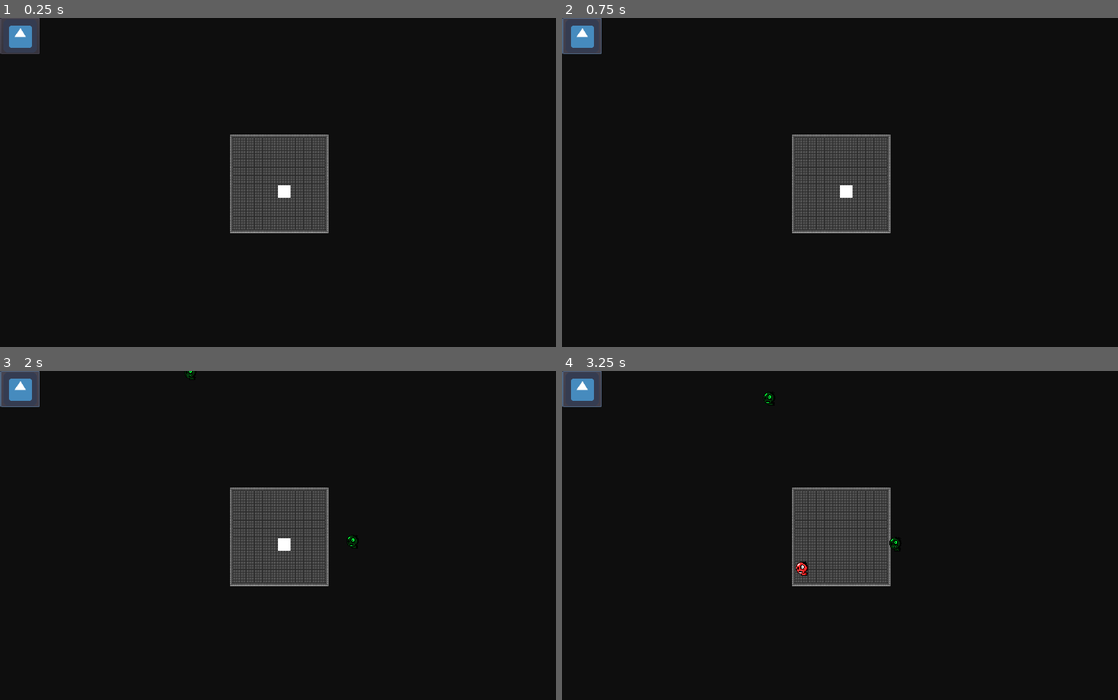
Above: before the commit, frames 1-4 (two rows, left to right).
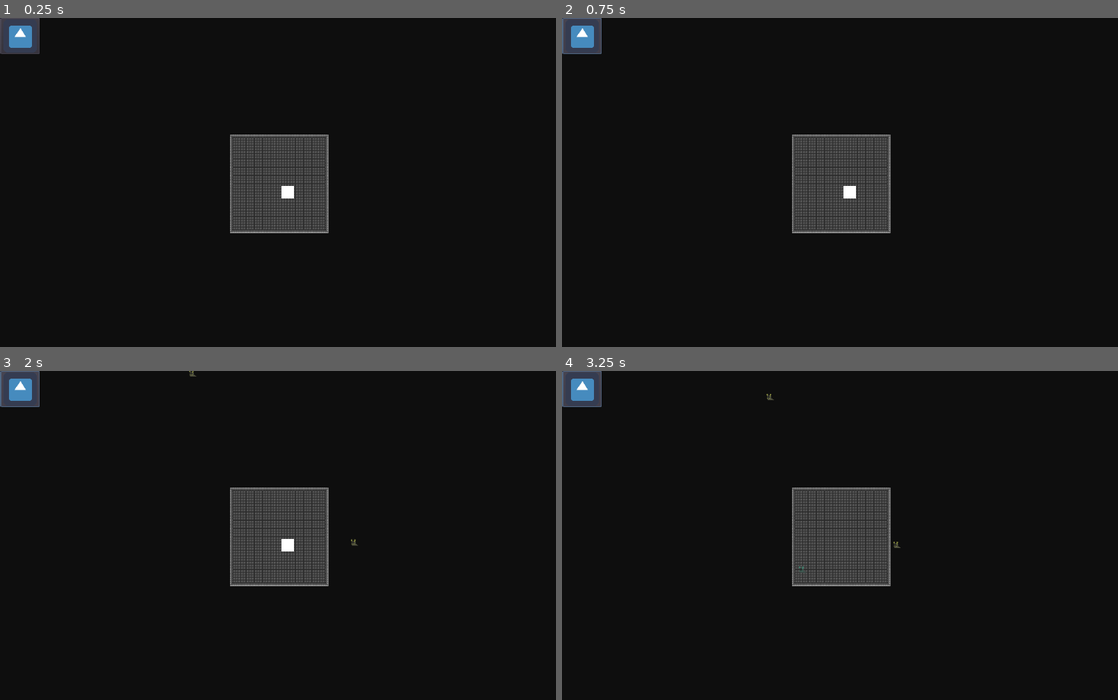
Above: after the commit, the same moments.

Repository: Hermine-Hargneuse/Project-G
Game: Godot game, scene res://Scene/MainScene.tscn
Two runs of this game, one before a commit and one after it. Both use one fixed random seed, a clock stepped at 60 frames per second and the inputs below. The engine's default icon, where the game draws it, is replaced by a stand-in: a white triangle on a blue panel in a dark square.
Inputs (mouse positions are in pixels of both pictures, inside the frame that each line leads up to):
- Up to frame 1 (0.25 s): no input
- Up to frame 2 (0.75 s): click (584, 34) at 0.5 s
- Up to frame 3 (2 s): click (22, 387) at 1.25 s
- Up to frame 4 (3.25 s): tap Enter at 2 s; hold D (move_right) 2.03-2.78 s; hold S (move_down) from 2.78 s (still down)

The runs differ from the first frame. In frame 1, less than 0.1% of the frame differs, in the area x 50-53%, y 50-55%; in frame 2, less than 0.1%; in frame 3, 0.1%; in frame 4, 0.2%, in the area x 36-61%, y 6-63%.
Error in both runs: Attempt to call function 'is_in_group' in base 'null instance' on a null instance. (res://Scripts/Enemy/Enemy.gd:18)

Commit message:
Added our sprite for enemy

Diff:
--- a/Scene/Enemy/Enemy.tscn
+++ b/Scene/Enemy/Enemy.tscn
@@ -7,12 +7,10 @@
 [node name="Enemy" type="KinematicBody2D"]
 script = ExtResource( 2 )
 
-[node name="Sprite" type="Sprite" parent="."]
-position = Vector2( -1.22672, -1.00844 )
-scale = Vector2( 0.0294549, 0.0312242 )
-
 [node name="CollisionShape2D" type="CollisionShape2D" parent="."]
 shape = SubResource( 1 )
 
 [node name="Timer" type="Timer" parent="."]
+
+[node name="AnimatedSprite" type="AnimatedSprite" parent="."]
 [connection signal="timeout" from="Timer" to="." method="_on_Timer_timeout"]
--- a/Scene/Enemy/Enemy_one.tscn
+++ b/Scene/Enemy/Enemy_one.tscn
@@ -1,11 +1,24 @@
-[gd_scene load_steps=4 format=2]
+[gd_scene load_steps=6 format=2]
 
 [ext_resource path="res://Scripts/Enemy/Enemy_one.gd" type="Script" id=1]
 [ext_resource path="res://Scene/Enemy/Enemy.tscn" type="PackedScene" id=2]
-[ext_resource path="res://Assets/frame-1.png" type="Texture" id=3]
+[ext_resource path="res://Assets/Ennemies.png" type="Texture" id=3]
+
+[sub_resource type="AtlasTexture" id=1]
+flags = 4
+atlas = ExtResource( 3 )
+region = Rect2( 0, 0, 16, 16 )
+
+[sub_resource type="SpriteFrames" id=2]
+animations = [ {
+"frames": [ SubResource( 1 ) ],
+"loop": true,
+"name": "default",
+"speed": 5.0
+} ]
 
 [node name="Enemy_one" instance=ExtResource( 2 )]
 script = ExtResource( 1 )
 
-[node name="Sprite" parent="." index="0"]
-texture = ExtResource( 3 )
+[node name="AnimatedSprite" parent="." index="2"]
+frames = SubResource( 2 )
--- a/Scene/Enemy/Enemy_three.tscn
+++ b/Scene/Enemy/Enemy_three.tscn
@@ -1,10 +1,23 @@
-[gd_scene load_steps=3 format=2]
+[gd_scene load_steps=5 format=2]
 
 [ext_resource path="res://Scene/Enemy/Enemy.tscn" type="PackedScene" id=1]
-[ext_resource path="res://Assets/frame-1.png" type="Texture" id=2]
+[ext_resource path="res://Assets/Ennemies.png" type="Texture" id=2]
+
+[sub_resource type="AtlasTexture" id=1]
+flags = 4
+atlas = ExtResource( 2 )
+region = Rect2( 48, 0, 16, 16 )
+
+[sub_resource type="SpriteFrames" id=2]
+animations = [ {
+"frames": [ SubResource( 1 ) ],
+"loop": true,
+"name": "default",
+"speed": 5.0
+} ]
 
 [node name="Enemy_three" instance=ExtResource( 1 )]
 
-[node name="Sprite" parent="." index="0"]
-modulate = Color( 0.0156863, 1, 0.215686, 1 )
-texture = ExtResource( 2 )
+[node name="AnimatedSprite" parent="." index="2"]
+position = Vector2( 2.33597, -0.33371 )
+frames = SubResource( 2 )
--- a/Scene/Enemy/Enemy_two.tscn
+++ b/Scene/Enemy/Enemy_two.tscn
@@ -1,11 +1,23 @@
-[gd_scene load_steps=3 format=2]
+[gd_scene load_steps=5 format=2]
 
 [ext_resource path="res://Scene/Enemy/Enemy.tscn" type="PackedScene" id=1]
-[ext_resource path="res://Assets/frame-1.png" type="Texture" id=2]
+[ext_resource path="res://Assets/Ennemies.png" type="Texture" id=2]
+
+[sub_resource type="AtlasTexture" id=1]
+flags = 4
+atlas = ExtResource( 2 )
+region = Rect2( 32, 0, 16, 16 )
+
+[sub_resource type="SpriteFrames" id=2]
+animations = [ {
+"frames": [ SubResource( 1 ) ],
+"loop": true,
+"name": "default",
+"speed": 5.0
+} ]
 
 [node name="Enemy_two" instance=ExtResource( 1 )]
 
-[node name="Sprite" parent="." index="0"]
-modulate = Color( 0.0235294, 0, 0.807843, 1 )
-self_modulate = Color( 0, 0.423529, 0.537255, 1 )
-texture = ExtResource( 2 )
+[node name="AnimatedSprite" parent="." index="2"]
+position = Vector2( 1.33484, 0 )
+frames = SubResource( 2 )
--- a/Scene/MainScene.tscn
+++ b/Scene/MainScene.tscn
@@ -13,7 +13,7 @@
 
 [node name="Player" parent="." instance=ExtResource( 2 )]
 visible = true
-position = Vector2( 551.391, 339.109 )
+position = Vector2( 558.391, 339.609 )
 
 [node name="Wave_controller" parent="." instance=ExtResource( 4 )]
 
